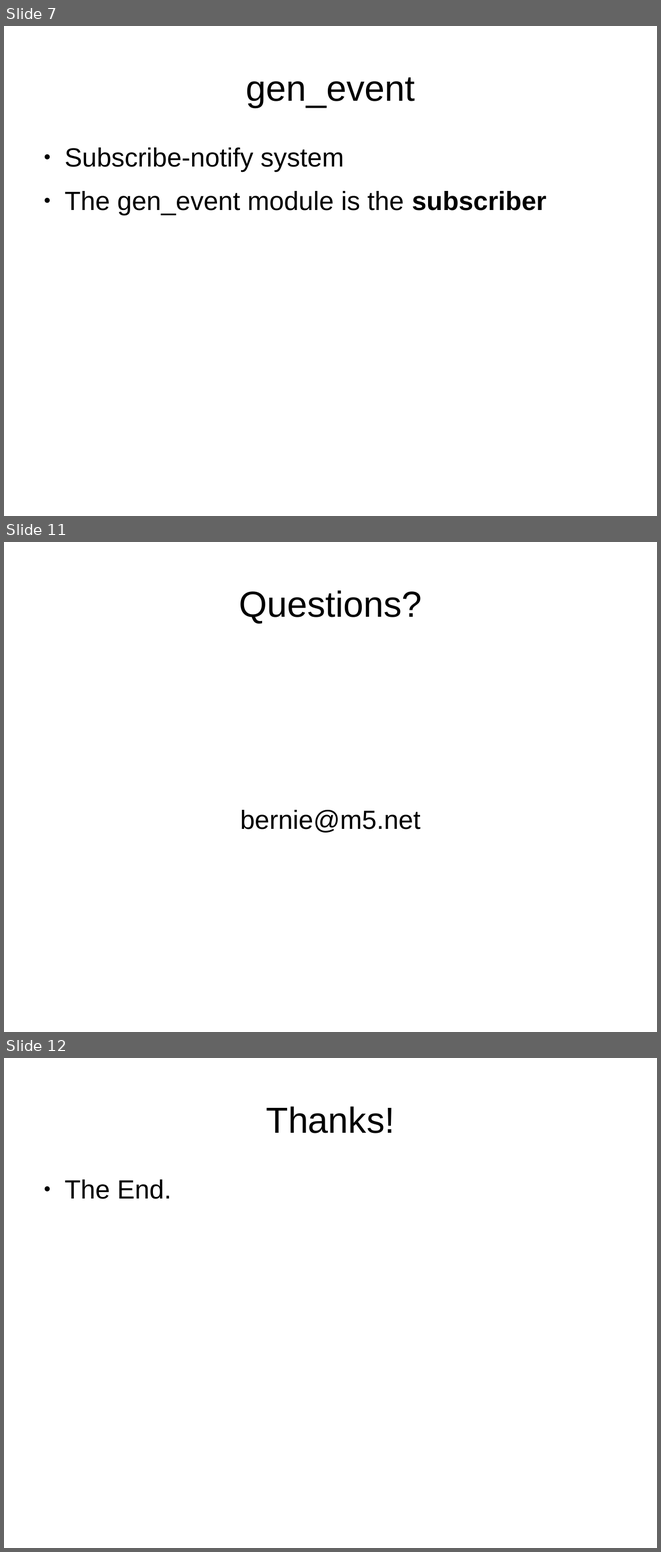
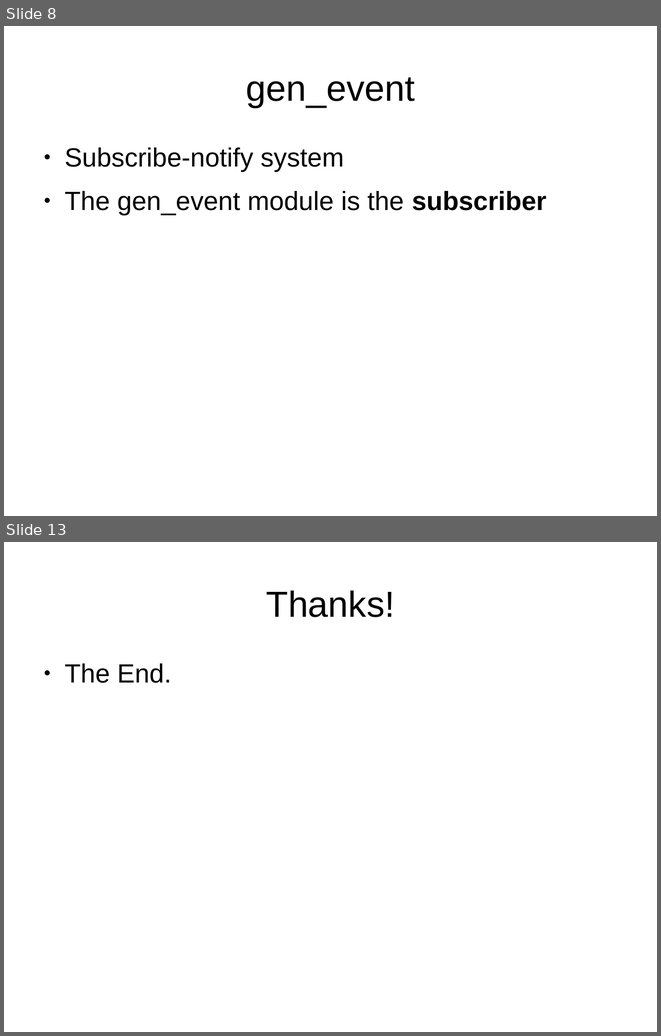
Before and after one commit to bernardd/OTPworkshop, a slide deck: Slides.odp. Shown one above the other, each under a label of ours: slides 7, 11 and 12 before the commit, slides 8 and 13 after it; the slides between them are not shown. The pictures are 661x1552 and 661x1036 pixels, drawn with LibreOffice and Linux fonts; fonts in the diff are those of the drawing. Boxes give left, top, right and bottom in pixels: in the first picture for what was removed or moved away, otherwise in the second. Text is boxed around its words. In the diff, an @@ line names an element or a change of style, - is before the commit and + after.

```diff
--- a/Slides.odp
+++ b/Slides.odp
@@ slide 11 removed at (x1=4, y1=542, x2=657, y2=1032), background #FFFFFF @@
@@ title removed at (x1=239, y1=590, x2=422, y2=623) @@
-Questions?
@@ subtitle removed at (x1=240, y1=810, x2=421, y2=832) @@
-bernie@m5.net
@@ what was slide 7 is now slide 8 @@
@@ what was slide 12 is now slide 13 @@
```
Also in this commit, not shown: 2 slides changed, 4 slides added, 2 other slides removed.
